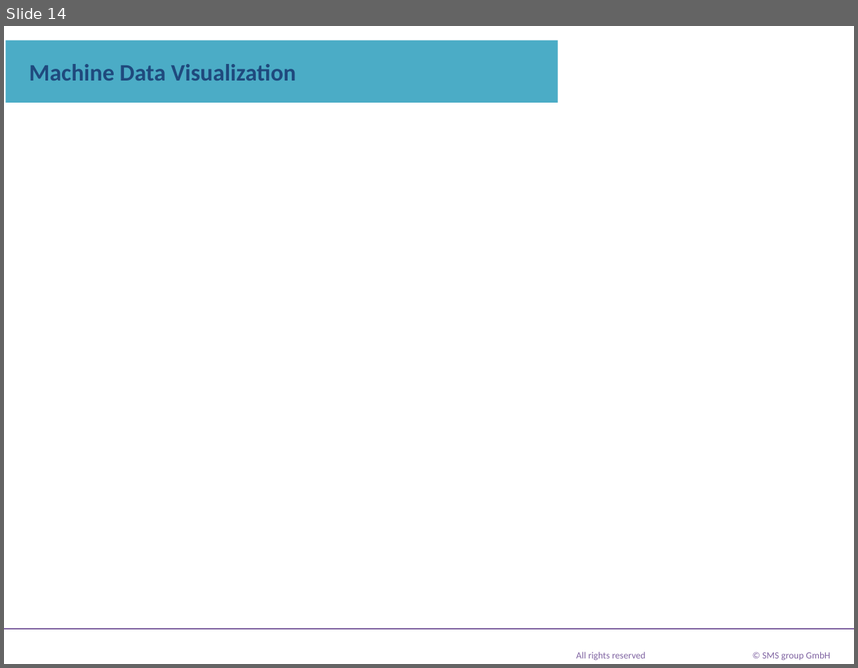
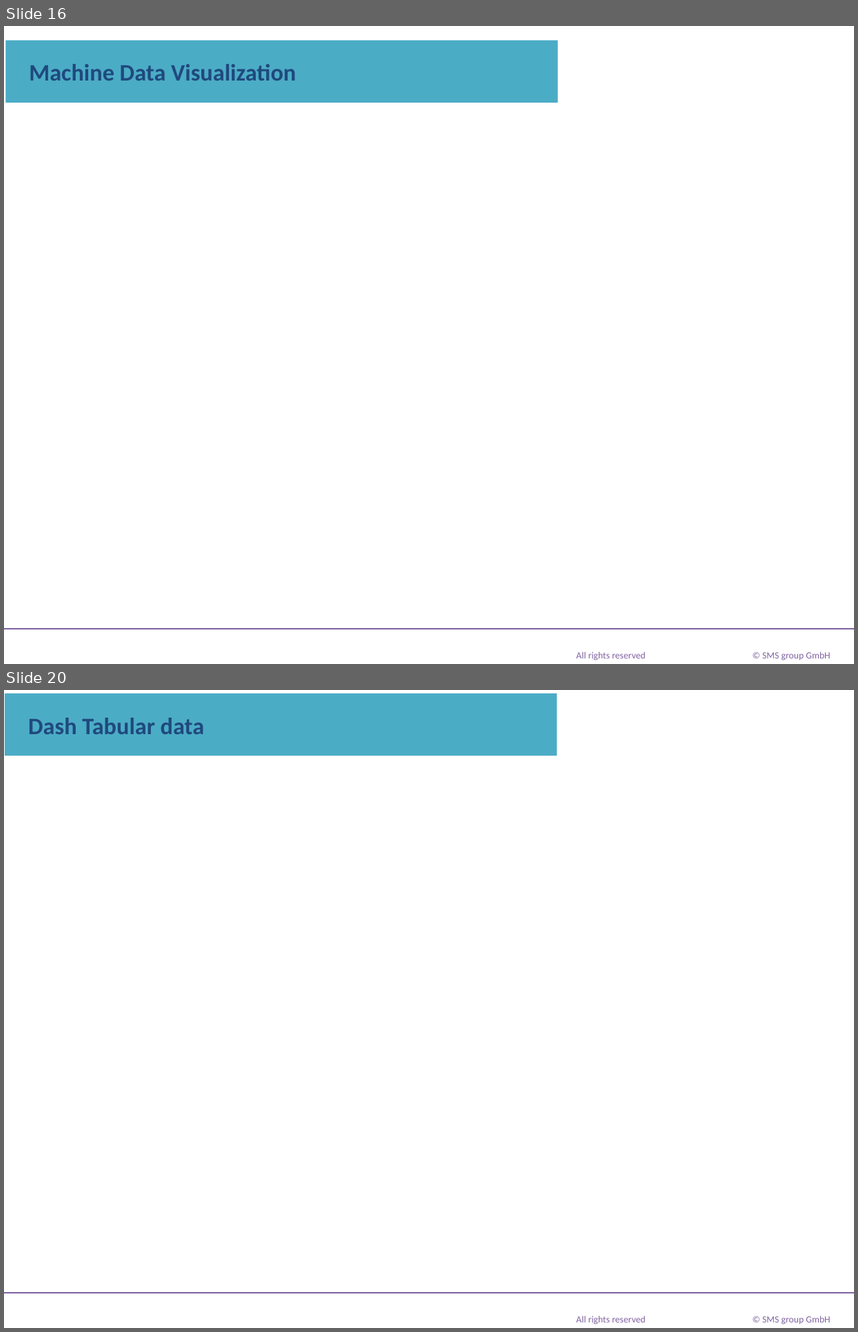
Before and after one commit to mrmanishprasadroy/Dash_Monitoring_Tool, a slide deck: PlotlyDashboard.pptx. Shown one above the other, each under a label of ours: slide 14 before the commit, slides 16 and 20 after it; the slides between them are not shown. The pictures are 858x668 and 858x1332 pixels, drawn with LibreOffice and Linux fonts; fonts in the diff are those of the drawing; background and template pictures are left out. Boxes give left, top, right and bottom in pixels: in the first picture for what was removed or moved away, otherwise in the second. Text is boxed around its words. In the diff, an @@ line names an element or a change of style, - is before the commit and + after.

```diff
--- a/PlotlyDashboard.pptx
+++ b/PlotlyDashboard.pptx
@@ slide 20 added at <box>4,690,854,1328</box>, background picture (left out); not listed: 3 template elements that a slide beside it also shows @@
@@ title added at <box>5,693,557,756</box>, fill #4BACC6, 20 pt, text #1F497D, bold @@
+Dash Tabular data
@@ what was slide 14 is now slide 16 @@
```
Also in this commit, not shown: 3 slides changed, 5 other slides added, 8 slides removed, 2 other files.
